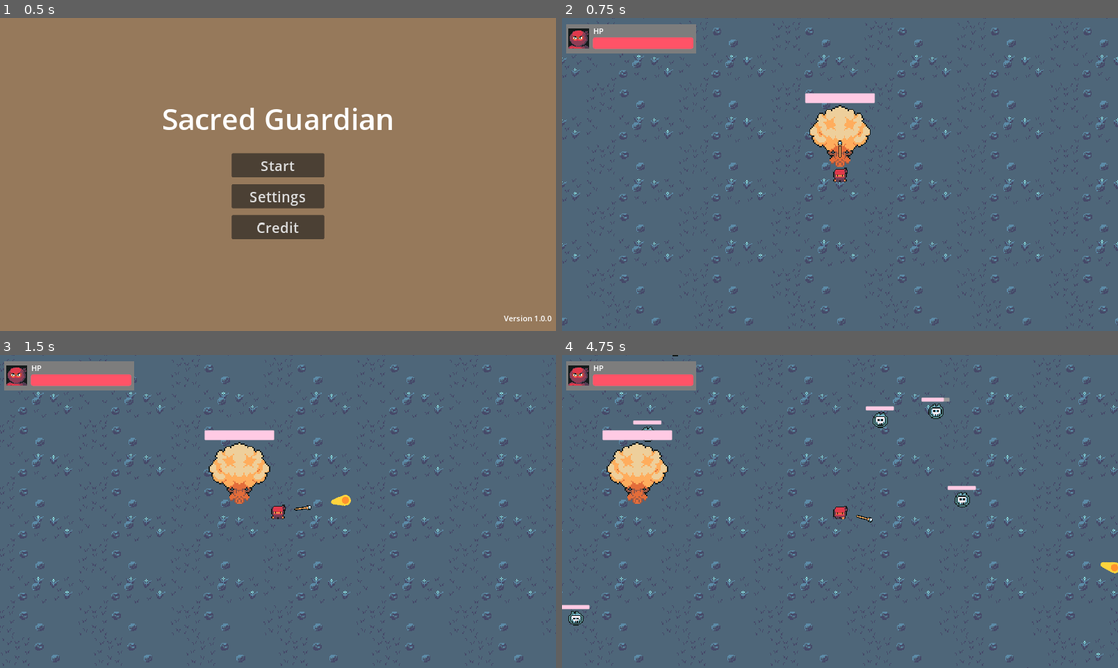
Above: before the commit, frames 1-4 (two rows, left to right).
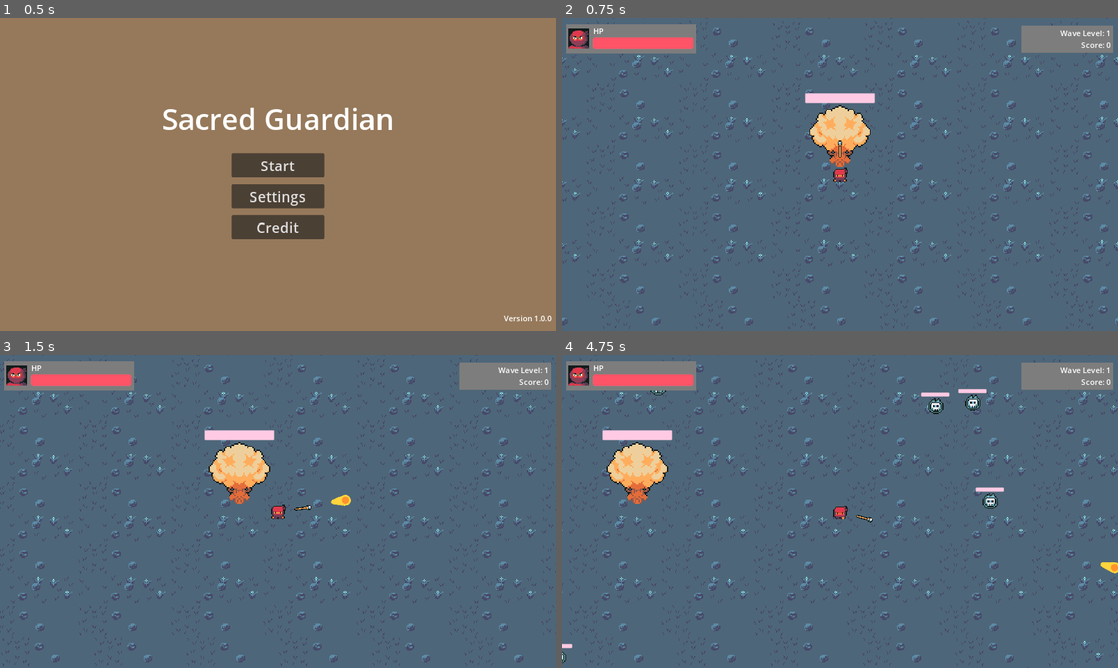
Above: after the commit, the same moments.

Repository: shafiq1rwan/sacred-guardian
Game: Godot game, scene res://games/main_menu.tscn
Two runs of this game, one before a commit and one after it. Both use one fixed random seed, a clock stepped at 60 frames per second and the inputs below. Sound files missing from this copy of the repository are replaced by a short silence.
Inputs (mouse positions are in pixels of both pictures, inside the frame that each line leads up to):
- Up to frame 1 (0.5 s): no input
- Up to frame 2 (0.75 s): click "Start" at 0.5 s
- Up to frame 3 (1.5 s): tap Enter at 1.25 s; move the mouse to (400, 495) at 1.27 s; hold D (right) from 1.28 s (still down); click (400, 495) at 1.35 s
- Up to frame 4 (4.75 s): move the mouse to (728, 527) at 2.02 s; release D (right) at 2.03 s; hold S (down) 2.03-2.78 s; click (728, 527) at 2.1 s; move the mouse to (895, 442) at 2.77 s; hold D (right) 2.78-3.53 s; click (895, 442) at 2.85 s; move the mouse to (812, 574) at 3.52 s; hold W (up) 3.53-4.28 s; click (812, 574) at 3.6 s; move the mouse to (1006, 558) at 4.27 s; hold A (left) from 4.28 s (still down); click (1006, 558) at 4.35 s

Frame 1 is identical in both runs. In frame 2, 1.4% of the frame differs, in the area x 82-100%, y 2-12%; in frame 3, 1.4%; in frame 4, 2.8%, in the area x 0-100%, y 0-99%.

Commit message:
Add Wave Level and Score

Diff:
--- a/games/game.gd
+++ b/games/game.gd
@@ -1,5 +1,7 @@
 extends Node2D
 @onready var pause_menu = %PauseMenu
+@onready var wave_label = $Player/HUD/WaveLabel
+@onready var score_label = $Player/HUD/ScoreLabel
 
 func _on_backto_lobby_pressed():
 	get_tree().change_scene_to_file("res://games/lobby.tscn")
@@ -9,6 +11,9 @@
 		pause_menu.visible = true
 		Engine.time_scale = 0
 		GameManager.IS_PAUSED = true
+
+	wave_label.text = "Wave Level: " + str(GameManager.CURRENT_WAVE_LEVEL)
+	score_label.text = "Score: " + str(GameManager.SCORE)
 
 func _on_resume_button_pressed():
 	pause_menu.visible = false
@@ -22,6 +27,12 @@
 	if GameManager.TOTAL_MOB_ONSTAGE <= GameManager.TOTAL_MINIMUM_MOB:
 		spawnMob()
 
+	if GameManager.TOTAL_DEFEATED_MONSTER == GameManager.TOTAL_MOB_ONSTAGE:
+		GameManager.CURRENT_WAVE_LEVEL += 1
+		GameManager.TOTAL_MOB_ONSTAGE = 0
+		GameManager.TOTAL_DEFEATED_MONSTER = 0
+		GameManager.TOTAL_MINIMUM_MOB += 2
+
 func spawnMob():
 	var spawnMOB = preload("res://games/skull_blue.tscn").instantiate()
 	%PathFollow2D.progress_ratio = randf()
--- a/games/game.tscn
+++ b/games/game.tscn
@@ -1377,3 +1377,5 @@
 [connection signal="pressed" from="PauseMenu/ResumeButton" to="." method="_on_resume_button_pressed"]
 [connection signal="pressed" from="PauseMenu/LobbyButton" to="." method="_on_lobby_button_pressed"]
 [connection signal="timeout" from="Timer" to="." method="_on_timer_timeout"]
+
+[editable path="Player"]
--- a/games/game_manager.gd
+++ b/games/game_manager.gd
@@ -12,3 +12,5 @@
 var IS_PAUSED = false
 var SHOOTING_SPEED_PLAYER = 500
 var BULLET_RANGE = 800
+var SPEED_MOB = 2000
+var SCORE = 0
--- a/games/player.tscn
+++ b/games/player.tscn
@@ -97,6 +97,13 @@
 offset_bottom = 73.0
 color = Color(0.489622, 0.489622, 0.489622, 1)
 
+[node name="ColorRect2" type="ColorRect" parent="HUD"]
+offset_left = 952.0
+offset_top = 16.0
+offset_right = 1142.0
+offset_bottom = 72.0
+color = Color(0.489622, 0.489622, 0.489622, 1)
+
 [node name="Faceset" type="Sprite2D" parent="HUD"]
 position = Vector2(34.5, 42.5)
 scale = Vector2(1.13158, 1.13158)
@@ -120,3 +127,25 @@
 offset_bottom = 39.0
 text = "HP
 "
+
+[node name="WaveLabel" type="Label" parent="HUD"]
+anchors_preset = 1
+anchor_left = 1.0
+anchor_right = 1.0
+offset_left = -120.0
+offset_top = 20.0
+offset_right = -15.0
+offset_bottom = 43.0
+grow_horizontal = 0
+text = "Wave Level: 1"
+
+[node name="ScoreLabel" type="Label" parent="HUD"]
+anchors_preset = 1
+anchor_left = 1.0
+anchor_right = 1.0
+offset_left = -76.0
+offset_top = 45.0
+offset_right = -15.0
+offset_bottom = 68.0
+grow_horizontal = 0
+text = "Score: 0"
--- a/games/skull_blue.gd
+++ b/games/skull_blue.gd
@@ -2,28 +2,19 @@
 
 @onready var ancient_tree = $"../AncientTree"
 @onready var hp_skull_blue = $HPSkullBlue
-@export var detection_radius: float = 300.0 # The range within which the enemy detects the player
-@export var shoot_interval: float = 2.0 # Time between shots
-@export var bullet_scene: PackedScene # The bullet scene to shoot
-@export var bullet_speed: float = 400.0 # Speed of the bullet
 @onready var death_sfx = $DeathSFX
 
 signal mob_dead
 
-var SPEED_MOB = 3000.0
 var HP = 5
-var player: Node2D
-var time_since_last_shot: float = 0.0
 
 func _ready():
 	hp_skull_blue.value = HP
-	# Assuming the player is named "Player" in the scene
-	player = get_parent().get_node("Player")
 
 
 func _physics_process(delta):
 	var direction = global_position.direction_to(ancient_tree.global_position)
-	velocity = direction * SPEED_MOB * delta
+	velocity = direction * GameManager.SPEED_MOB * delta
 	move_and_slide()
 
 #func _on_detection_area_body_entered(body):
@@ -43,3 +34,5 @@
 
 func _on_death_sfx_finished():
 	queue_free()
+	GameManager.TOTAL_DEFEATED_MONSTER += 1
+	GameManager.SCORE += 1
Not shown, changed: docs/index.html
Not shown, changed: docs/index.pck
